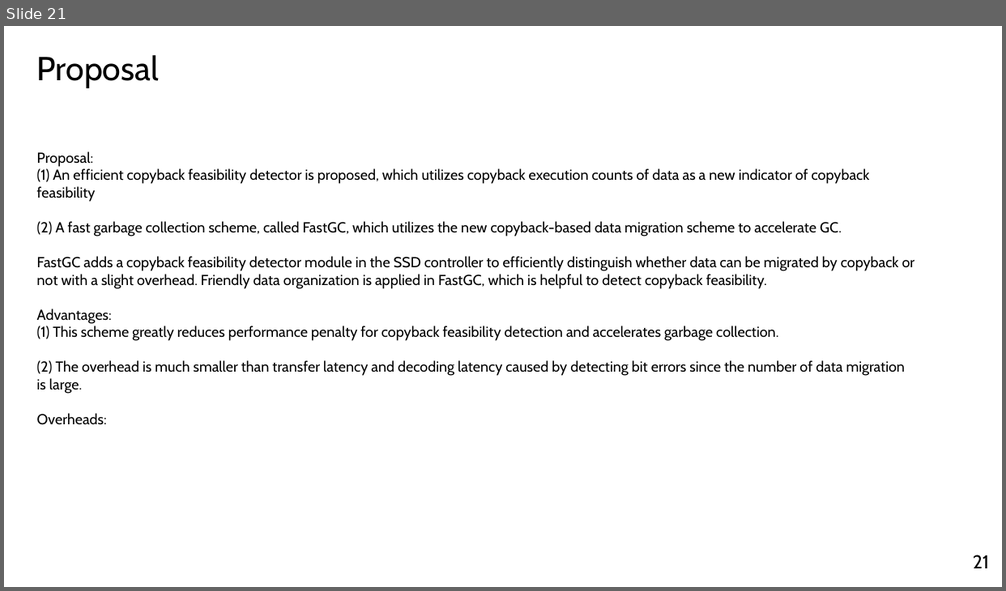
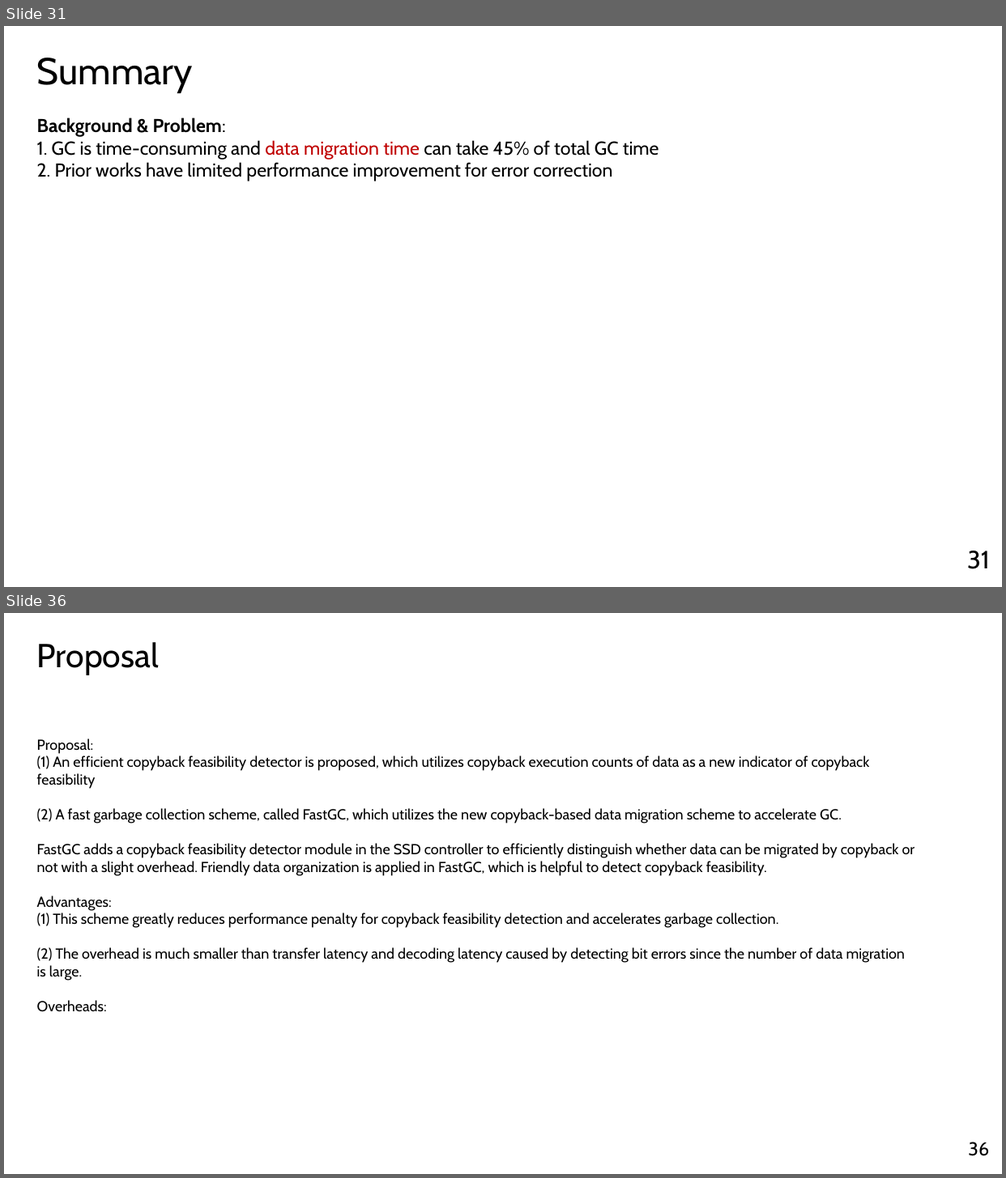
Before and after one commit to yousei-github/StudyNotes, a slide deck: temp/Presentation_Yang Sheng.pptx. Shown one above the other, each under a label of ours: slide 21 before the commit, slides 31 and 36 after it; the slides between them are not shown. The pictures are 1006x591 and 1006x1178 pixels, drawn with LibreOffice and Linux fonts; fonts in the diff are those of the drawing. Boxes give left, top, right and bottom in pixels: in the first picture for what was removed or moved away, otherwise in the second. Text is boxed around its words. In the diff, an @@ line names an element or a change of style, - is before the commit and + after.

```diff
--- a/temp/Presentation_Yang Sheng.pptx
+++ b/temp/Presentation_Yang Sheng.pptx
@@ slide 31 added at (x1=4, y1=26, x2=1002, y2=587), background #FFFFFF @@
@@ text added at (x1=37, y1=58, x2=193, y2=93), 36 pt, text #000000 @@
+Summary
@@ text added at (x1=37, y1=118, x2=659, y2=182), 18 pt, text #000000 @@
+Background & Problem:
+1. GC is time-consuming and data migration time can take 45% of total GC time
+2. Prior works have limited performance improvement for error correction
@@ page number added at (x1=967, y1=551, x2=990, y2=570), 24 pt, text #000000 @@
+31
@@ what was slide 21 is now slide 36 @@
@@ page number at (x1=968, y1=1142, x2=989, y2=1157): text changed @@
-21
+36
```
Also in this commit, not shown: 12 slides changed, 15 other slides added, 1 slide removed.
